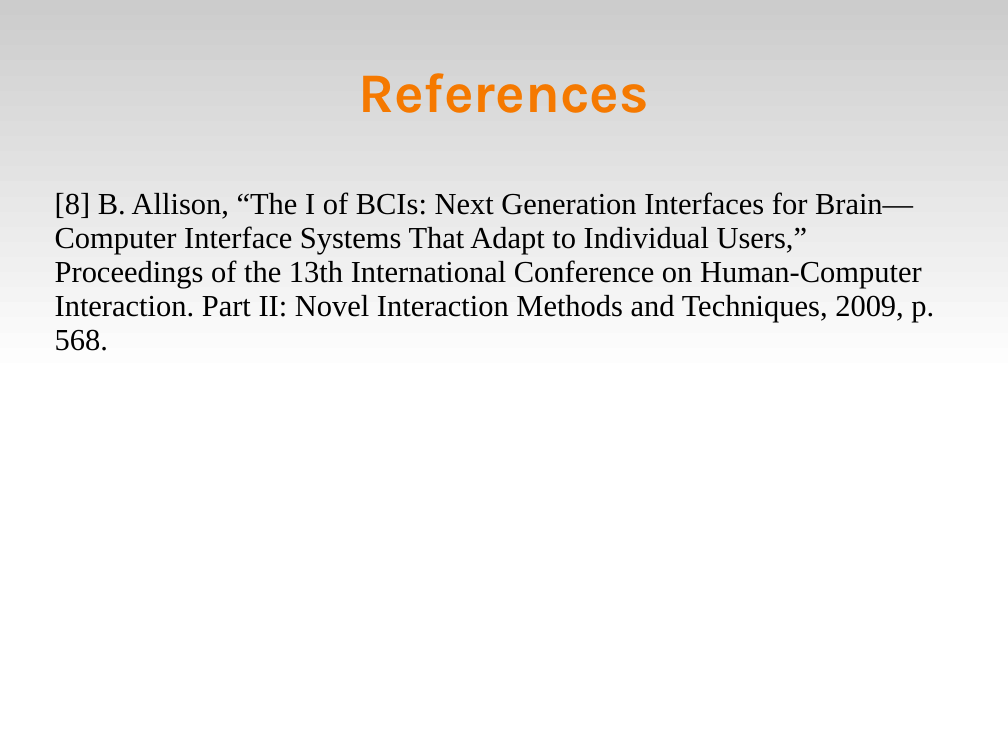
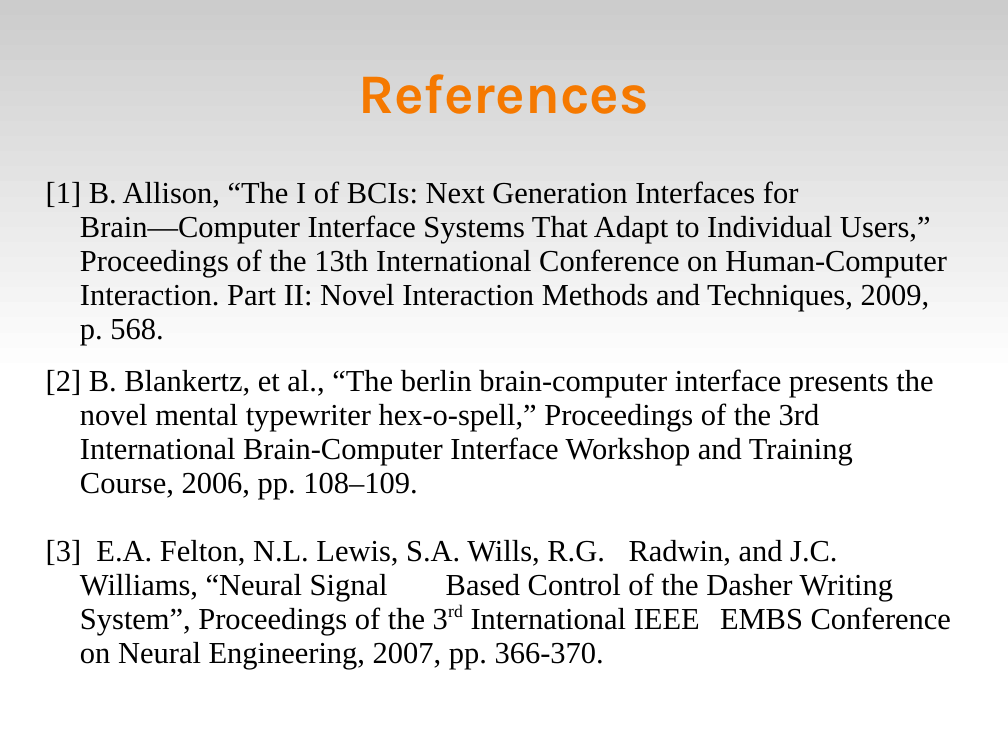
Before and after one commit to abdullah38rcc/BCI-Virtual-Keyboard, a slide deck: slide 20 of circlespell/docs/virtKey.ppt. Drawn at 1008x756 pixels with LibreOffice and Linux fonts; fonts in the diff are those of the drawing. Boxes give left, top, right and bottom in pixels: in the first picture for what was removed or moved away, otherwise in the second. Text is boxed around its words. In the diff, an @@ line names an element or a change of style, - is before the commit and + after.

```diff
--- a/circlespell/docs/virtKey.ppt
+++ b/circlespell/docs/virtKey.ppt
@@ subtitle added at (x1=46, y1=181, x2=951, y2=670), 24 pt, text #000000 @@
+[1] B. Allison, “The I of BCIs: Next Generation Interfaces for Brain―Computer Interface Systems That Adapt to Individual Users,” Proceedings of the 13th International Conference on Human-Computer Interaction. Part II: Novel Interaction Methods and Techniques, 2009, p. 568.
+[2] B. Blankertz, et al., “The berlin brain-computer interface presents the novel mental typewriter hex-o-spell,” Proceedings of the 3rd International Brain-Computer Interface Workshop and Training Course, 2006, pp. 108–109.
+[3] E.A. Felton, N.L. Lewis, S.A. Wills, R.G. Radwin, and J.C. Williams, “Neural Signal Based Control of the Dasher Writing
+System”, Proceedings of the 3rd International IEEE EMBS Conference on Neural Engineering, 2007, pp. 366-370.
@@ text removed at (x1=55, y1=192, x2=934, y2=351) @@
-[8] B. Allison, “The I of BCIs: Next Generation Interfaces for Brain—Computer Interface Systems That Adapt to Individual Users,” Proceedings of the 13th International Conference on Human-Computer Interaction. Part II: Novel Interaction Methods and Techniques, 2009, p. 568.
```
Also in this commit, not shown: 8 other slides changed, 4 slides added, 1 slide removed.
